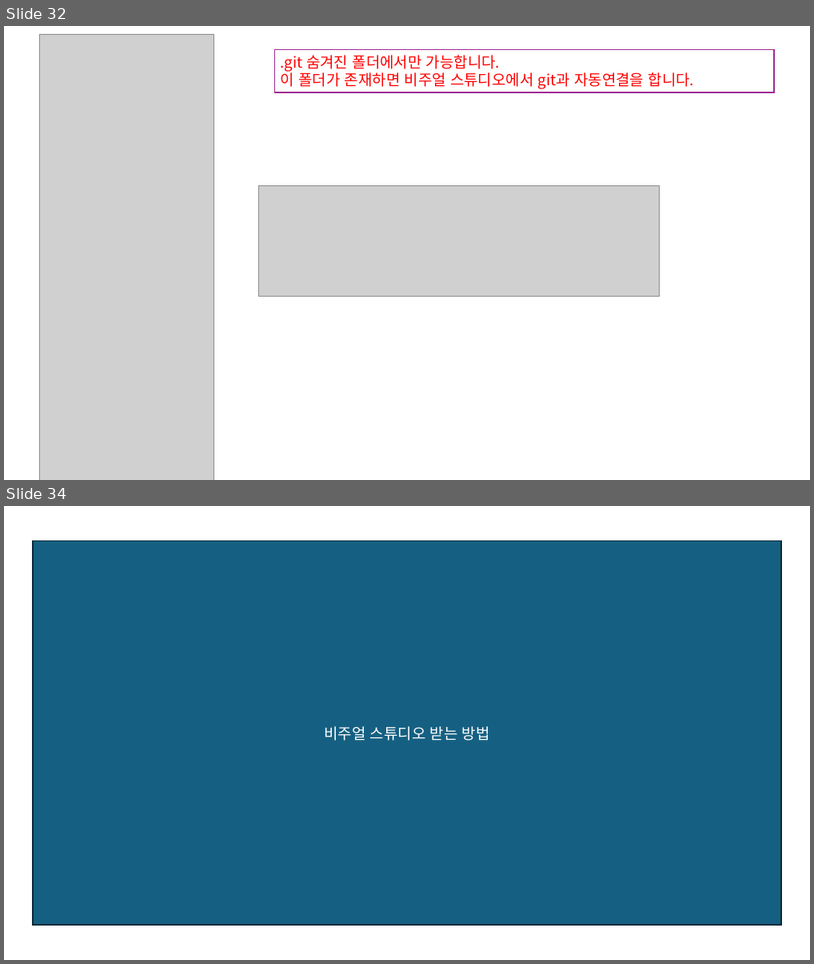
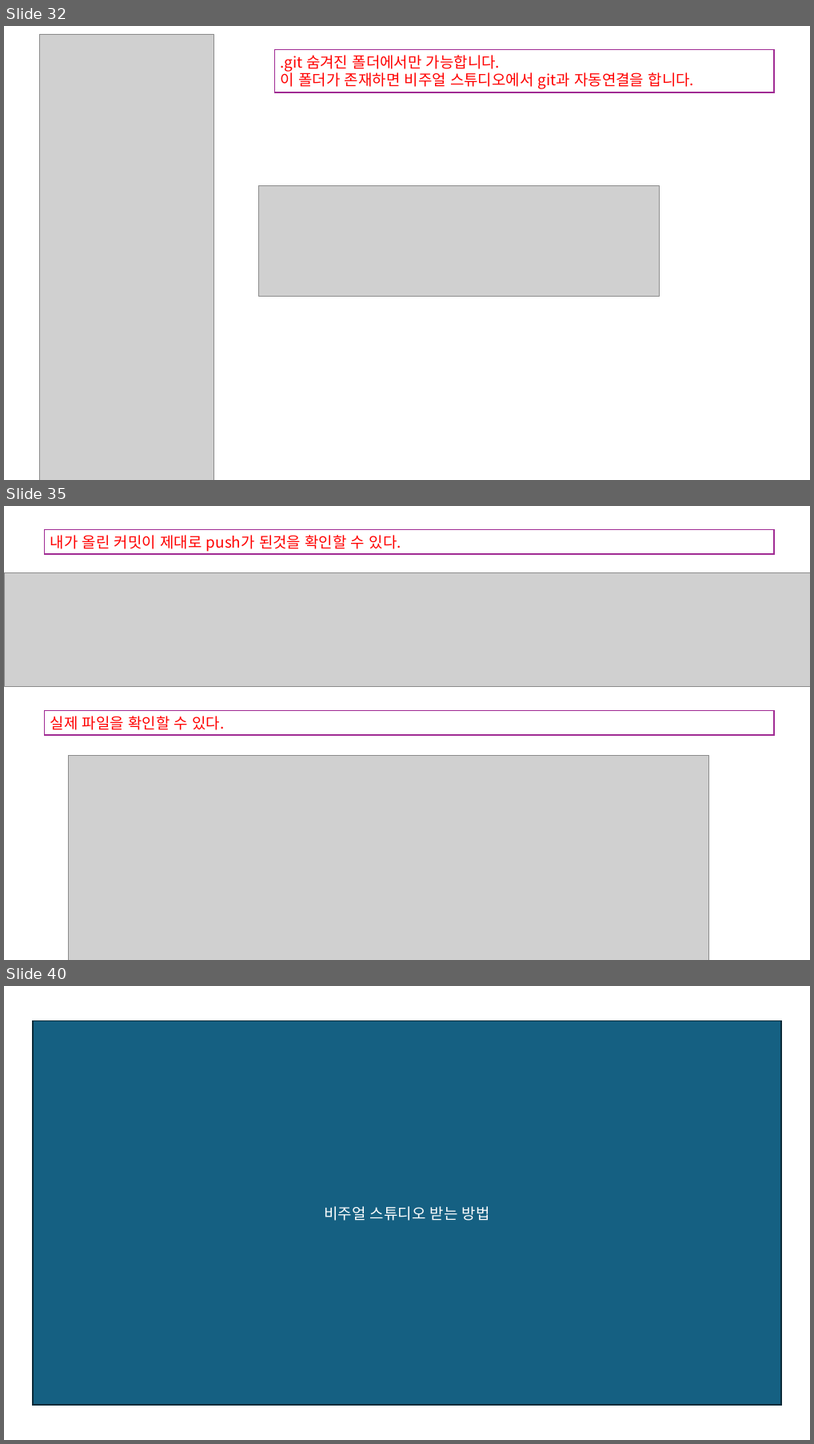
Before and after one commit to JaeSuGang/AssortRockAssignment, a slide deck: DOC/공통문서/필수프로그램 설치법.pptx. Shown one above the other, each under a label of ours: slides 32 and 34 before the commit, slides 32, 35 and 40 after it; the slides between them are not shown. The pictures are 814x964 and 814x1444 pixels, drawn with LibreOffice and Linux fonts; fonts in the diff are those of the drawing; grey boxes stand for pictures. Boxes give left, top, right and bottom in pixels: in the first picture for what was removed or moved away, otherwise in the second. Text is boxed around its words. In the diff, an @@ line names an element or a change of style, - is before the commit and + after.

Commit message:
조해근 : pull용 커밋

```diff
--- a/DOC/공통문서/필수프로그램 설치법.pptx
+++ b/DOC/공통문서/필수프로그램 설치법.pptx
@@ slide 35 added at (4, 506, 810, 960), background #FFFFFF @@
@@ rectangle added at (45, 529, 775, 554), fill #FFFFFF, outline #A02B93 1.5 pt, 18 pt, text #FF0000 @@
+내가 올린 커밋이 제대로 push가 된것을 확인할 수 있다.
@@ picture added at (4, 573, 810, 686) @@
@@ rectangle added at (45, 711, 775, 735), fill #FFFFFF, outline #A02B93 1.5 pt, 18 pt, text #FF0000 @@
+실제 파일을 확인할 수 있다.
@@ picture added at (69, 756, 710, 960) @@
@@ what was slide 34 is now slide 40 @@
```
Also in this commit, not shown: 1 slide changed, 5 other slides added.
